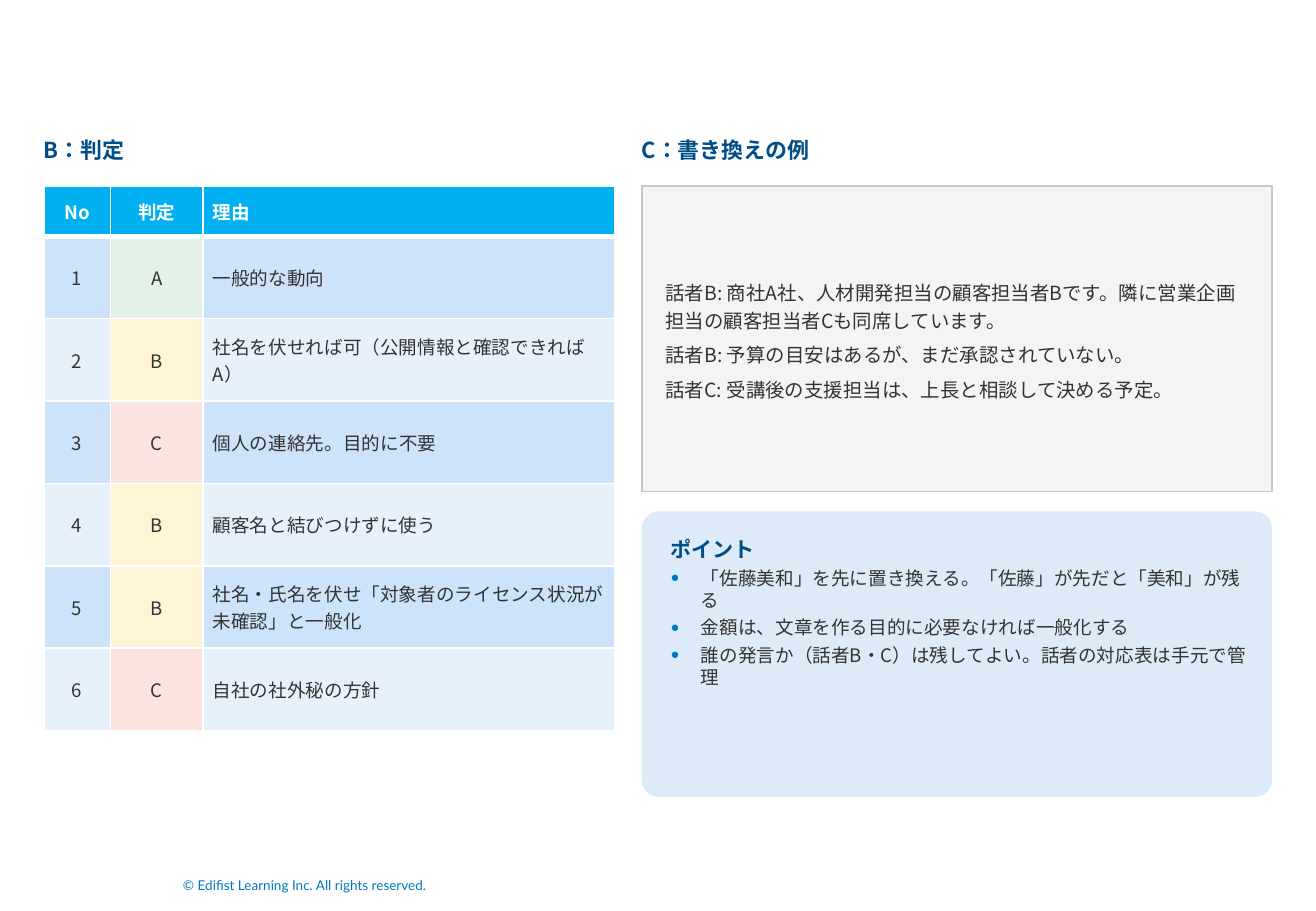
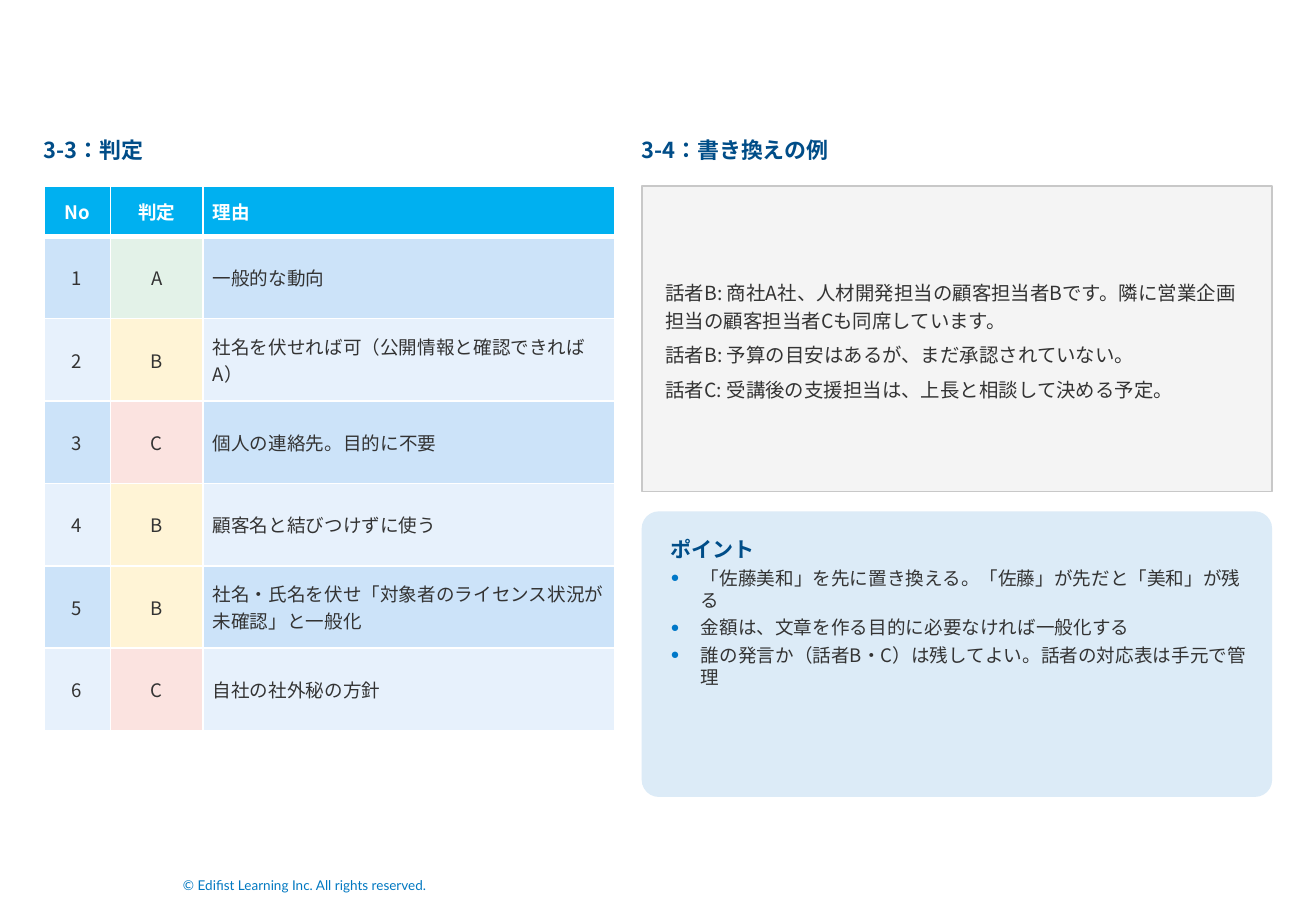
Before and after one commit to Takahashi-eiji-0708/work2026, a slide deck: slide 60 of slides/ソリューション営業のための生成AIセキュア活用実践.pptx (slide 36 before the commit). Drawn at 1316x911 pixels with LibreOffice and Linux fonts; fonts in the diff are those of the drawing; background and template pictures are left out. Boxes give left, top, right and bottom in pixels: in the first picture for what was removed or moved away, otherwise in the second. Text is boxed around its words. In the diff, an @@ line names an element or a change of style, - is before the commit and + after.

```diff
--- a/slides/ソリューション営業のための生成AIセキュア活用実践.pptx
+++ b/slides/ソリューション営業のための生成AIセキュア活用実践.pptx
@@ text at bbox=[44, 139, 144, 160]: text changed @@
-B：判定
+3-3：判定
@@ text at bbox=[642, 139, 829, 160]: text changed @@
-C：書き換えの例
+3-4：書き換えの例
```
Also in this commit, not shown: 7 other slides changed, 38 slides added, 18 other files.
